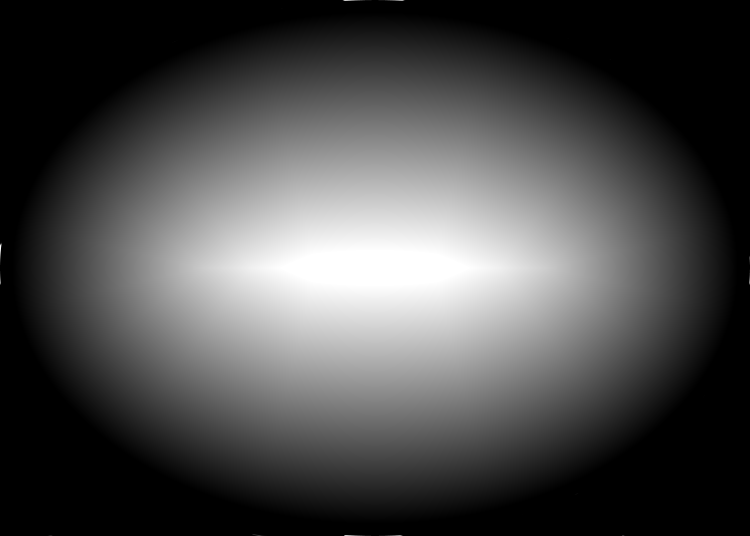
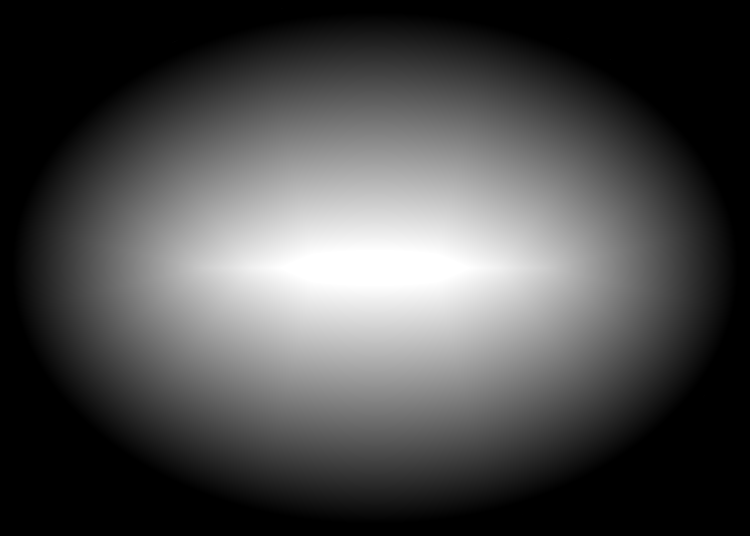
Two versions of the same layered image (750×536). Layer-by-layer changes:
painted on "black" over [0, 0, 750, 536]
